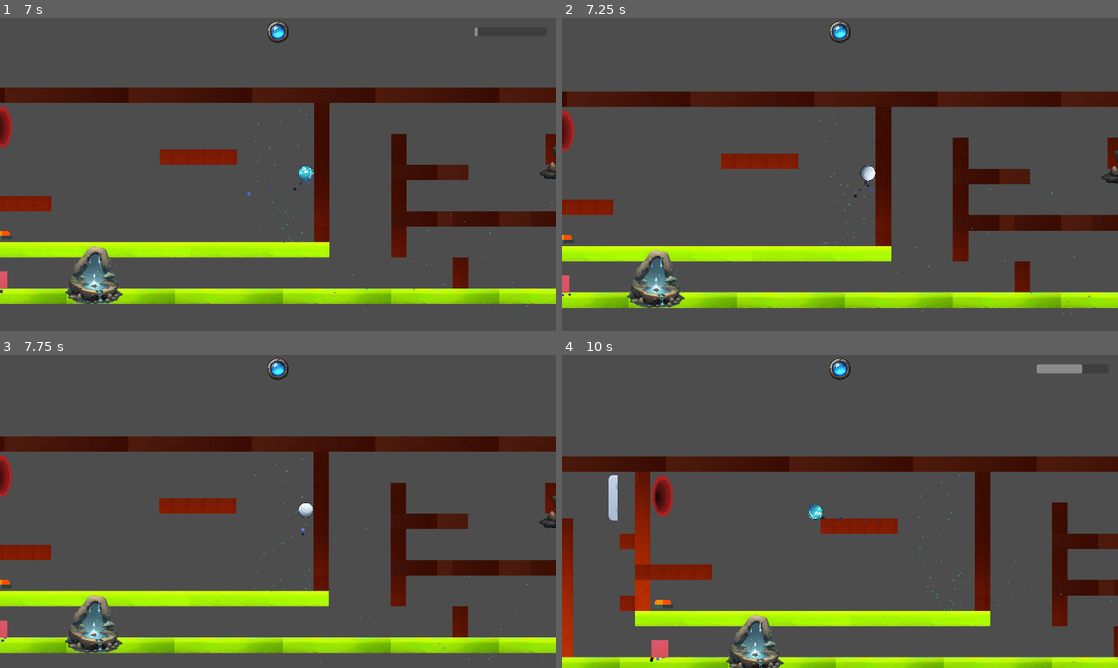
Above: before the commit, frames 1-4 (two rows, left to right).
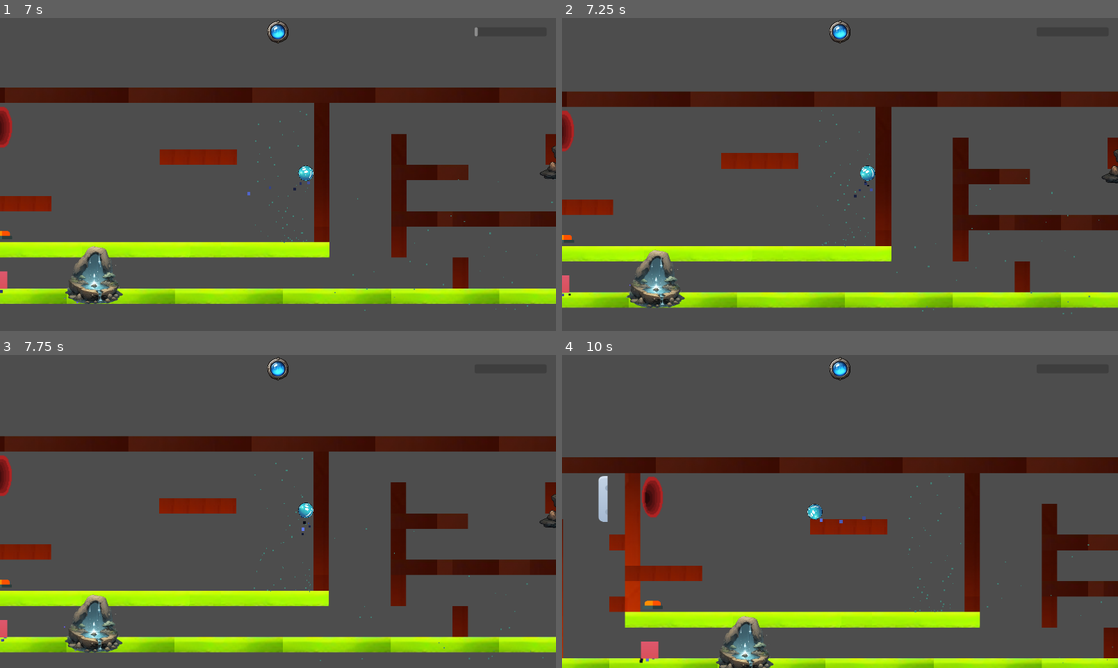
Above: after the commit, the same moments.

Repository: MukumovMuhammad/Ballement
Game: Godot game, scene res://Scenes/Levels/test_level.tscn
Two runs of this game, one before a commit and one after it. Both use one fixed random seed, a clock stepped at 60 frames per second and the inputs below. This scene is started directly instead of the project's main scene.
Inputs (mouse positions are in pixels of both pictures, inside the frame that each line leads up to):
- Up to frame 1 (7 s): move the mouse to (250, 237) at 0.52 s; hold X (super_power) 0.53-1.28 s; hold D (right) 0.53-2.03 s; tap G (g) at 0.6, 1.55, 3.05, 4.55, 5.1, 6.05, 6.6 s; tap Space (jump) at 0.77, 1.52, 3.02, 3.77, 4.52, 6.02, 6.77 s; move the mouse to (444, 221) at 1.27 s; tap X (super_power) at 1.35, 5.85 s; move the mouse to (111, 127) at 2.02 s; hold X (super_power) 2.03-2.78 s; hold A (left) 2.03-4.28 s; tap W (1_pw) at 2.1 s; move the mouse to (305, 174) at 2.77 s; tap F (2_pw) at 2.85 s; move the mouse to (194, 96) at 3.52 s; hold X (super_power) 3.53-4.28 s; tap E (3_pw) at 3.6 s; move the mouse to (400, 158) at 4.27 s; hold D (right) from 4.28 s (still down); tap Shift (dash) at 4.35 s; move the mouse to (166, 190) at 5.02 s; hold X (super_power) 5.03-5.78 s; move the mouse to (333, 105) at 5.77 s; move the mouse to (250, 237) at 6.52 s; hold X (super_power) from 6.53 s (still down)
- Up to frame 2 (7.25 s): keep holding D (right); keep holding X (super_power)
- Up to frame 3 (7.75 s): keep holding D (right); move the mouse to (444, 558) at 7.27 s; release X (super_power) at 7.28 s; tap X (super_power) at 7.35 s; tap Space (jump) at 7.52 s; tap G (g) at 7.55 s
- Up to frame 4 (10 s): move the mouse to (673, 464) at 8.02 s; release D (right) at 8.03 s; hold X (super_power) 8.03-8.78 s; hold A (left) 8.03-9.53 s; tap W (1_pw) at 8.1 s; move the mouse to (867, 511) at 8.77 s; tap F (2_pw) at 8.85 s; tap Space (jump) at 9.02, 9.77 s; tap G (g) at 9.05 s; move the mouse to (756, 433) at 9.52 s; hold D (right) from 9.53 s (still down); hold X (super_power) from 9.53 s (still down); tap E (3_pw) at 9.6 s

Frame 1 is identical in both runs. In frame 2, 0.4% of the frame differs, in the area x 0-100%, y 43-93%; in frame 3, 1.5%; in frame 4, 11%, in the area x 0-100%, y 2-100%.
Error in both runs: Invalid access to property or key 'simple' on a base object of type 'Dictionary'. (res://Scenes/UI/HUD.gd:65)

Commit message:
The Fire Super Power was upgraded and added tempurary simple effect

Diff:
--- a/Line2D.gd
+++ b/Line2D.gd
@@ -1,6 +1,9 @@
 extends Line2D
 @onready var timer = $Timer
-
+@onready var small_timer = $small_timer
+var has_done : bool = false
+func _ready():
+	self.global_position = Vector2.ZERO
 
 func appear(start_point: Vector2, end_point : Vector2) -> void:
 	print_debug(" Positions that appear method recieves  " , start_point, end_point)
@@ -16,3 +19,18 @@
 
 func _on_timer_timeout():
 	disappear()
+
+func temp_show(start_point: Vector2, end_point : Vector2) -> void:
+	if !has_done:
+		add_point(start_point)
+		add_point(end_point)
+		has_done = true
+	add_point(start_point)
+	add_point(end_point)
+	if get_point_count() > 2:
+		clear_points()
+	#small_timer.start()
+
+
+func _on_small_timer_timeout():
+	disappear()
--- a/Scenes/Levels/training.tscn
+++ b/Scenes/Levels/training.tscn
@@ -182,7 +182,7 @@
 gate = NodePath("../gate-2")
 
 [node name="open-3" parent="Gates" node_paths=PackedStringArray("gate") instance=ExtResource("8_1a4xx")]
-position = Vector2(9325, 257)
+position = Vector2(9312, 400)
 scale = Vector2(2, 2)
 gate = NodePath("../gate-3")
 
--- a/Scenes/Player/light_effect.tscn
+++ b/Scenes/Player/light_effect.tscn
@@ -10,4 +10,8 @@
 wait_time = 0.08
 one_shot = true
 
+[node name="small_timer" type="Timer" parent="."]
+one_shot = true
+
 [connection signal="timeout" from="Timer" to="." method="_on_timer_timeout"]
+[connection signal="timeout" from="small_timer" to="." method="_on_small_timer_timeout"]
--- a/Scenes/Player/player.gd
+++ b/Scenes/Player/player.gd
@@ -84,6 +84,8 @@
 	move_and_slide()
 	if compiling:
 		super_power_time = energy_timer.time_left
+		mouse_pos = get_global_mouse_position()
+		line_2d.temp_show(self.position, True_distance(self.global_position, mouse_pos))
 
 func _process(delta):
 	Getting_collide_name()
@@ -107,6 +109,7 @@
 			energy_timer.wait_time = 1
 			print("The time just left is ", energy_timer.wait_time)
 			power_compile.emit(false)
+			line_2d.disappear()
 	if Input.is_action_just_released("super_power") and compile_ready:
 			Super_power(state.current_state)
 
@@ -191,9 +194,15 @@
 	compile_ready = false
 	if _state == "fire":
 		mouse_pos = get_global_mouse_position()
-		line_2d.appear(self.position, mouse_pos)
+
 		print_debug("Here it is a global positions of  player " , self.position, mouse_pos)
-		self.global_position = mouse_pos
+
+		### The calculations when The Player will Teleport but with conditions
+		var The_distance : Vector2 = True_distance(self.global_position, mouse_pos)
+
+		line_2d.appear(self.position, The_distance)
+		self.global_position = The_distance
+
 
 
 		to_default_state()
@@ -259,6 +268,30 @@
 	elif going_up and (state.current_state != "earth"):
 		velocity.y = Veclociting_wind.y / Weights[state.current_state]
 
+
+func True_distance(player_pos : Vector2, _mouse_pos : Vector2):
+	var To_move_pos : Vector2  = Vector2(400, 300)
+	var dis = player_pos - _mouse_pos
+
+	# Calculate the distance for each axis separately
+	var abs_dis_x = abs(dis.x)
+	var abs_dis_y = abs(dis.y)
+
+	# Check if teleport distance is not too far
+	if abs_dis_x < To_move_pos.x and abs_dis_y < To_move_pos.y:
+		return _mouse_pos
+	else:
+		# If it is too far, limit the teleportation distance
+		# Adjust the x-axis
+		if abs_dis_x > To_move_pos.x:
+			dis.x = sign(dis.x) * To_move_pos.x
+
+		# Adjust the y-axis
+		if abs_dis_y > To_move_pos.y:
+			dis.y = sign(dis.y) * To_move_pos.y
+
+		return player_pos - dis
+
 ####################  TIME OUTS   ####################
 
 #dashes
@@ -271,7 +304,8 @@
 
 #ability
 func _on_ability_timer_timeout():
-	to_default_state()
+	if !compiling and !compile_ready:
+		to_default_state()
 
 #Coyote timer
 func _on_coyote_timer_timeout():
--- a/project.godot
+++ b/project.godot
@@ -81,7 +81,8 @@
 }
 super_power={
 "deadzone": 0.5,
-"events": [Object(InputEventKey,"resource_local_to_scene":false,"resource_name":"","device":-1,"window_id":0,"alt_pressed":false,"shift_pressed":false,"ctrl_pressed":false,"meta_pressed":false,"pressed":false,"keycode":0,"physical_keycode":88,"key_label":0,"unicode":120,"echo":false,"script":null)
+"events": [Object(InputEventMouseButton,"resource_local_to_scene":false,"resource_name":"","device":-1,"window_id":0,"alt_pressed":false,"shift_pressed":false,"ctrl_pressed":false,"meta_pressed":false,"button_mask":4,"position":Vector2(82, 14),"global_position":Vector2(86, 57),"factor":1.0,"button_index":3,"canceled":false,"pressed":true,"double_click":false,"script":null)
+, Object(InputEventKey,"resource_local_to_scene":false,"resource_name":"","device":-1,"window_id":0,"alt_pressed":false,"shift_pressed":false,"ctrl_pressed":false,"meta_pressed":false,"pressed":false,"keycode":0,"physical_keycode":88,"key_label":0,"unicode":120,"echo":false,"script":null)
 ]
 }
 
